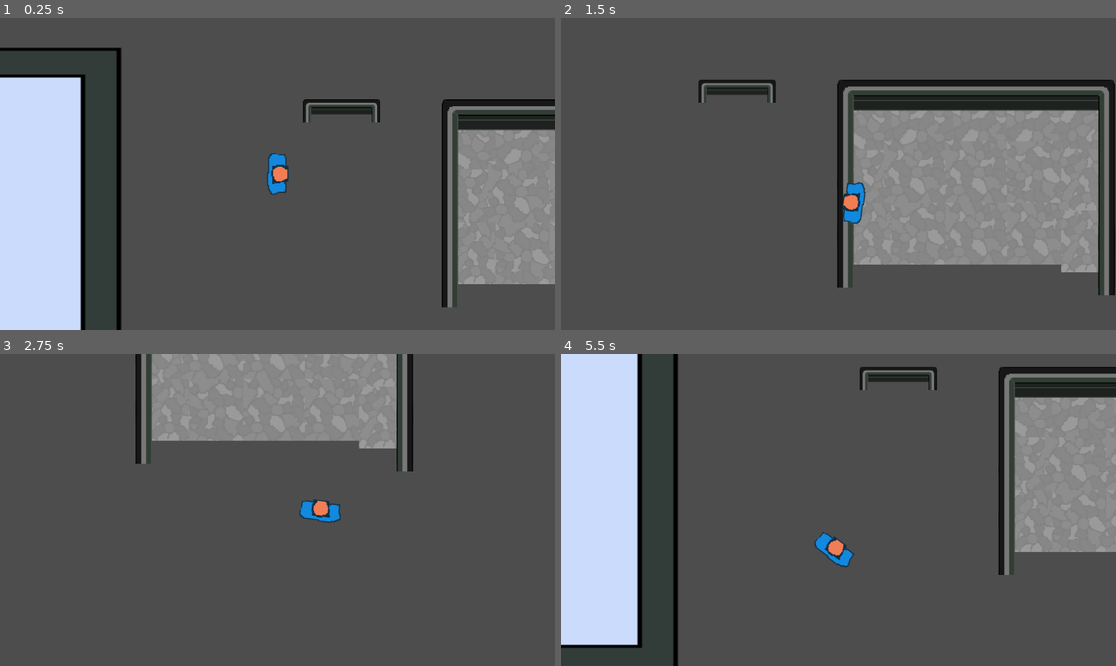
Above: before the commit, frames 1-4 (two rows, left to right).
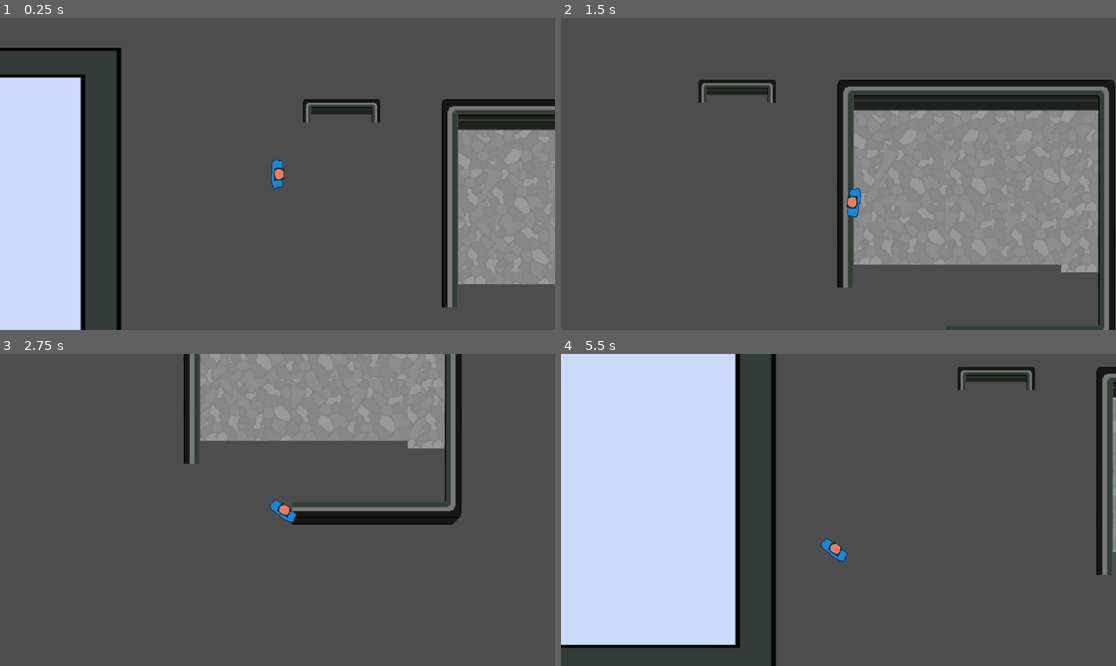
Above: after the commit, the same moments.

Repository: cc-noppy/HM
Game: Godot game, scene res://scenes/levels/level.tscn
The game is run twice, just before and just after one commit, with the same random seed, the same clock (stepped at 60 frames per second) and the same inputs.
Inputs (mouse positions are in pixels of both pictures, inside the frame that each line leads up to):
- Up to frame 1 (0.25 s): no input
- Up to frame 2 (1.5 s): tap Enter at 0.5 s; move the mouse to (960, 158) at 0.52 s; hold D (right) 0.53-1.28 s; move the mouse to (727, 189) at 1.27 s; hold S (down) from 1.28 s (still down)
- Up to frame 3 (2.75 s): move the mouse to (333, 441) at 2.02 s; release S (down) at 2.03 s; hold D (right) from 2.03 s (still down)
- Up to frame 4 (5.5 s): move the mouse to (810, 572) at 2.77 s; release D (right) at 2.78 s; hold W (up) 2.78-3.53 s; move the mouse to (1005, 556) at 3.52 s; hold A (left) 3.53-5.03 s; move the mouse to (672, 463) at 4.27 s; move the mouse to (866, 510) at 5.02 s; hold S (down) from 5.03 s (still down)

The runs differ from the first frame. In frame 1, 0.4% of the frame differs, in the area x 48-52%, y 43-57%; in frame 2, 1.0%; in frame 3, 9.7%; in frame 4, 38%, in the area x 13-100%, y 0-100%.

Commit message:
migrated project, tileset refactor, sicut cervus desiderat ad fontes aquarum

Diff:
--- a/project.godot
+++ b/project.godot
@@ -53,6 +53,14 @@
 ]
 }
 
+[layer_names]
+
+2d_physics/layer_1="Player"
+2d_physics/layer_2="Enemies"
+2d_physics/layer_3="Objects"
+2d_physics/layer_4="Projectiles"
+2d_physics/layer_5="Loading Zones"
+
 [rendering]
 
 renderer/rendering_method="mobile"
--- a/scenes/levels/level.tscn
+++ b/scenes/levels/level.tscn
@@ -8,44 +8,141 @@
 [sub_resource type="TileSetAtlasSource" id="TileSetAtlasSource_7kd0i"]
 texture = ExtResource("2_v3emx")
 texture_region_size = Vector2i(64, 64)
+8:0/0 = 0
+8:0/0/physics_layer_0/linear_velocity = Vector2(0, 0)
+8:0/0/physics_layer_0/angular_velocity = 0.0
+7:0/0 = 0
+7:0/0/physics_layer_0/linear_velocity = Vector2(0, 0)
+7:0/0/physics_layer_0/angular_velocity = 0.0
+9:0/0 = 0
+9:0/0/physics_layer_0/linear_velocity = Vector2(0, 0)
+9:0/0/physics_layer_0/angular_velocity = 0.0
+10:0/0 = 0
+10:0/0/physics_layer_0/linear_velocity = Vector2(0, 0)
+10:0/0/physics_layer_0/angular_velocity = 0.0
+11:0/0 = 0
+11:0/0/physics_layer_0/linear_velocity = Vector2(0, 0)
+11:0/0/physics_layer_0/angular_velocity = 0.0
+12:0/0 = 0
+12:0/0/physics_layer_0/linear_velocity = Vector2(0, 0)
+12:0/0/physics_layer_0/angular_velocity = 0.0
+13:0/0 = 0
+13:0/0/physics_layer_0/linear_velocity = Vector2(0, 0)
+13:0/0/physics_layer_0/angular_velocity = 0.0
+14:0/0 = 0
+14:0/0/physics_layer_0/linear_velocity = Vector2(0, 0)
+14:0/0/physics_layer_0/angular_velocity = 0.0
+15:0/0 = 0
+15:0/0/physics_layer_0/linear_velocity = Vector2(0, 0)
+15:0/0/physics_layer_0/angular_velocity = 0.0
+16:0/0 = 0
+16:0/0/physics_layer_0/linear_velocity = Vector2(0, 0)
+16:0/0/physics_layer_0/angular_velocity = 0.0
 17:0/0 = 0
+17:0/0/physics_layer_0/linear_velocity = Vector2(0, 0)
+17:0/0/physics_layer_0/angular_velocity = 0.0
 18:0/0 = 0
+18:0/0/physics_layer_0/linear_velocity = Vector2(0, 0)
+18:0/0/physics_layer_0/angular_velocity = 0.0
+19:0/0 = 0
+19:0/0/physics_layer_0/linear_velocity = Vector2(0, 0)
+19:0/0/physics_layer_0/angular_velocity = 0.0
+20:0/0 = 0
+20:0/0/physics_layer_0/linear_velocity = Vector2(0, 0)
+20:0/0/physics_layer_0/angular_velocity = 0.0
 21:0/0 = 0
+21:0/0/physics_layer_0/linear_velocity = Vector2(0, 0)
+21:0/0/physics_layer_0/angular_velocity = 0.0
 22:0/0 = 0
-1:0/0 = 0
-7:0/0 = 0
-8:0/0 = 0
-9:0/0 = 0
+22:0/0/physics_layer_0/linear_velocity = Vector2(0, 0)
+22:0/0/physics_layer_0/angular_velocity = 0.0
+23:0/0 = 0
+23:0/0/physics_layer_0/linear_velocity = Vector2(0, 0)
+23:0/0/physics_layer_0/angular_velocity = 0.0
+24:0/0 = 0
+24:0/0/physics_layer_0/linear_velocity = Vector2(0, 0)
+24:0/0/physics_layer_0/angular_velocity = 0.0
 
 [sub_resource type="TileSetAtlasSource" id="TileSetAtlasSource_ef3ws"]
 texture = ExtResource("3_7f38j")
 texture_region_size = Vector2i(128, 128)
 3:2/0 = 0
+3:2/0/physics_layer_0/linear_velocity = Vector2(0, 0)
+3:2/0/physics_layer_0/angular_velocity = 0.0
 4:2/0 = 0
+4:2/0/physics_layer_0/linear_velocity = Vector2(0, 0)
+4:2/0/physics_layer_0/angular_velocity = 0.0
+4:2/0/physics_layer_0/polygon_0/points = PackedVector2Array(-67, -3, 64, -2, 64, 47, -66, 48)
 5:2/0 = 0
+5:2/0/physics_layer_0/linear_velocity = Vector2(0, 0)
+5:2/0/physics_layer_0/angular_velocity = 0.0
+5:2/0/physics_layer_0/polygon_0/points = PackedVector2Array(-64.3467, -0.707108, 0, -2.12132, 0, -65.7609, 29.6985, -65.0538, 29.6985, 28.9914, 16.9706, 43.8406, -64.3467, 44.5477)
 3:3/0 = 0
+3:3/0/physics_layer_0/linear_velocity = Vector2(0, 0)
+3:3/0/physics_layer_0/angular_velocity = 0.0
 4:3/0 = 0
+4:3/0/physics_layer_0/linear_velocity = Vector2(0, 0)
+4:3/0/physics_layer_0/angular_velocity = 0.0
 5:3/0 = 0
+5:3/0/physics_layer_0/linear_velocity = Vector2(0, 0)
+5:3/0/physics_layer_0/angular_velocity = 0.0
 3:4/0 = 0
+3:4/0/physics_layer_0/linear_velocity = Vector2(0, 0)
+3:4/0/physics_layer_0/angular_velocity = 0.0
 4:4/0 = 0
+4:4/0/physics_layer_0/linear_velocity = Vector2(0, 0)
+4:4/0/physics_layer_0/angular_velocity = 0.0
 5:4/0 = 0
+5:4/0/physics_layer_0/linear_velocity = Vector2(0, 0)
+5:4/0/physics_layer_0/angular_velocity = 0.0
 6:4/0 = 0
+6:4/0/physics_layer_0/linear_velocity = Vector2(0, 0)
+6:4/0/physics_layer_0/angular_velocity = 0.0
 3:5/0 = 0
+3:5/0/physics_layer_0/linear_velocity = Vector2(0, 0)
+3:5/0/physics_layer_0/angular_velocity = 0.0
 4:5/0 = 0
+4:5/0/physics_layer_0/linear_velocity = Vector2(0, 0)
+4:5/0/physics_layer_0/angular_velocity = 0.0
 5:5/0 = 0
+5:5/0/physics_layer_0/linear_velocity = Vector2(0, 0)
+5:5/0/physics_layer_0/angular_velocity = 0.0
 0:0/0 = 0
+0:0/0/physics_layer_0/linear_velocity = Vector2(0, 0)
+0:0/0/physics_layer_0/angular_velocity = 0.0
 1:0/0 = 0
+1:0/0/physics_layer_0/linear_velocity = Vector2(0, 0)
+1:0/0/physics_layer_0/angular_velocity = 0.0
 2:0/0 = 0
+2:0/0/physics_layer_0/linear_velocity = Vector2(0, 0)
+2:0/0/physics_layer_0/angular_velocity = 0.0
 2:1/0 = 0
+2:1/0/physics_layer_0/linear_velocity = Vector2(0, 0)
+2:1/0/physics_layer_0/angular_velocity = 0.0
 1:1/0 = 0
+1:1/0/physics_layer_0/linear_velocity = Vector2(0, 0)
+1:1/0/physics_layer_0/angular_velocity = 0.0
 0:1/0 = 0
+0:1/0/physics_layer_0/linear_velocity = Vector2(0, 0)
+0:1/0/physics_layer_0/angular_velocity = 0.0
 3:0/0 = 0
+3:0/0/physics_layer_0/linear_velocity = Vector2(0, 0)
+3:0/0/physics_layer_0/angular_velocity = 0.0
 3:1/0 = 0
+3:1/0/physics_layer_0/linear_velocity = Vector2(0, 0)
+3:1/0/physics_layer_0/angular_velocity = 0.0
 4:0/0 = 0
+4:0/0/physics_layer_0/linear_velocity = Vector2(0, 0)
+4:0/0/physics_layer_0/angular_velocity = 0.0
 5:0/0 = 0
+5:0/0/physics_layer_0/linear_velocity = Vector2(0, 0)
+5:0/0/physics_layer_0/angular_velocity = 0.0
 5:1/0 = 0
+5:1/0/physics_layer_0/linear_velocity = Vector2(0, 0)
+5:1/0/physics_layer_0/angular_velocity = 0.0
 
 [sub_resource type="TileSet" id="TileSet_ievdy"]
+physics_layer_0/collision_layer = 1
 sources/1 = SubResource("TileSetAtlasSource_7kd0i")
 sources/2 = SubResource("TileSetAtlasSource_ef3ws")
 
@@ -73,7 +170,7 @@
 layer_1/y_sort_enabled = false
 layer_1/y_sort_origin = 0
 layer_1/z_index = 0
-layer_1/tile_data = PackedInt32Array(-1048516, 458753, 0, -1 …(228 unchanged characters)…  1, 393327, 327682, 1, 458863, 327682, 1)
+layer_1/tile_data = PackedInt32Array(-1048516, 458753, 0, -1 …(228 unchanged characters)…  1, 393327, 327682, 1, 458863, 327682, 1, 983151, 327682, 2, 983143, 262146, 2, 983135, 262146, 2)
 
 [node name="player" parent="." instance=ExtResource("2_w5dnv")]
 position = Vector2(899, -109)
--- a/scenes/player/player.tscn
+++ b/scenes/player/player.tscn
@@ -3,18 +3,19 @@
 [ext_resource type="Script" path="res://scenes/player/player.gd" id="1_2f1nt"]
 [ext_resource type="Texture2D" uid="uid://cluwhm57yn43f" path="res://graphics/player/player_test.png" id="1_qhi2j"]
 
-[sub_resource type="RectangleShape2D" id="RectangleShape2D_88k8t"]
-size = Vector2(85, 42)
+[sub_resource type="CircleShape2D" id="CircleShape2D_0jqo4"]
 
 [node name="player" type="CharacterBody2D"]
+collision_mask = 31
 script = ExtResource("1_2f1nt")
 
 [node name="sprite" type="Sprite2D" parent="."]
-position = Vector2(10, 1)
+position = Vector2(6, 1)
 rotation = -1.5708
-scale = Vector2(1, 1.05469)
+scale = Vector2(0.704846, 0.646207)
 texture = ExtResource("1_qhi2j")
 
 [node name="CollisionShape2D" type="CollisionShape2D" parent="."]
 rotation = -1.5708
-shape = SubResource("RectangleShape2D_88k8t")
+scale = Vector2(1.54222, 1.36312)
+shape = SubResource("CircleShape2D_0jqo4")
